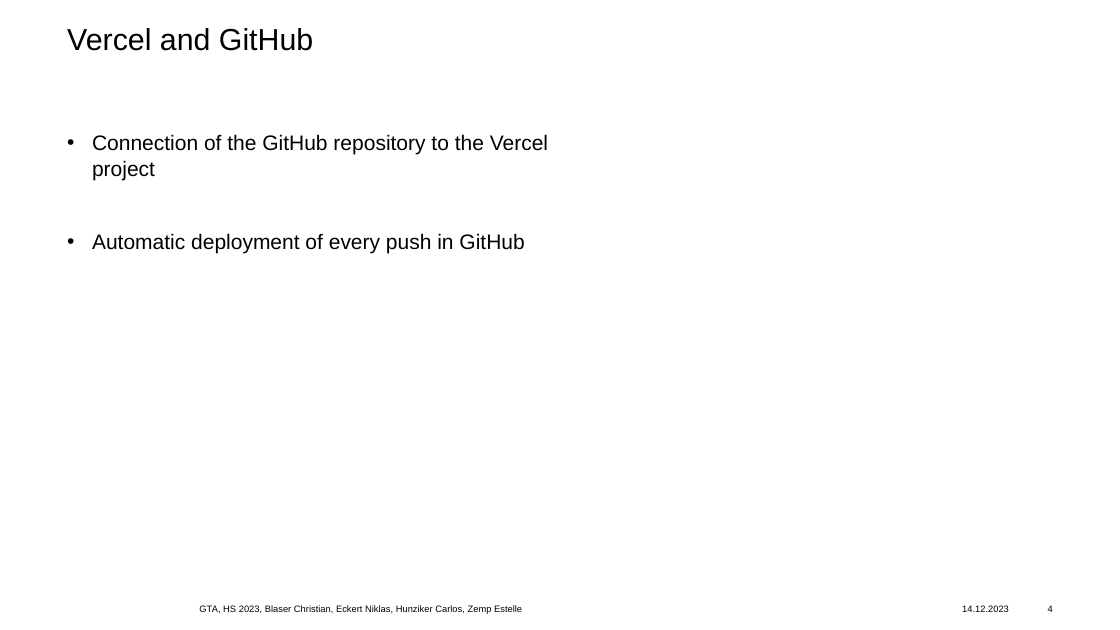
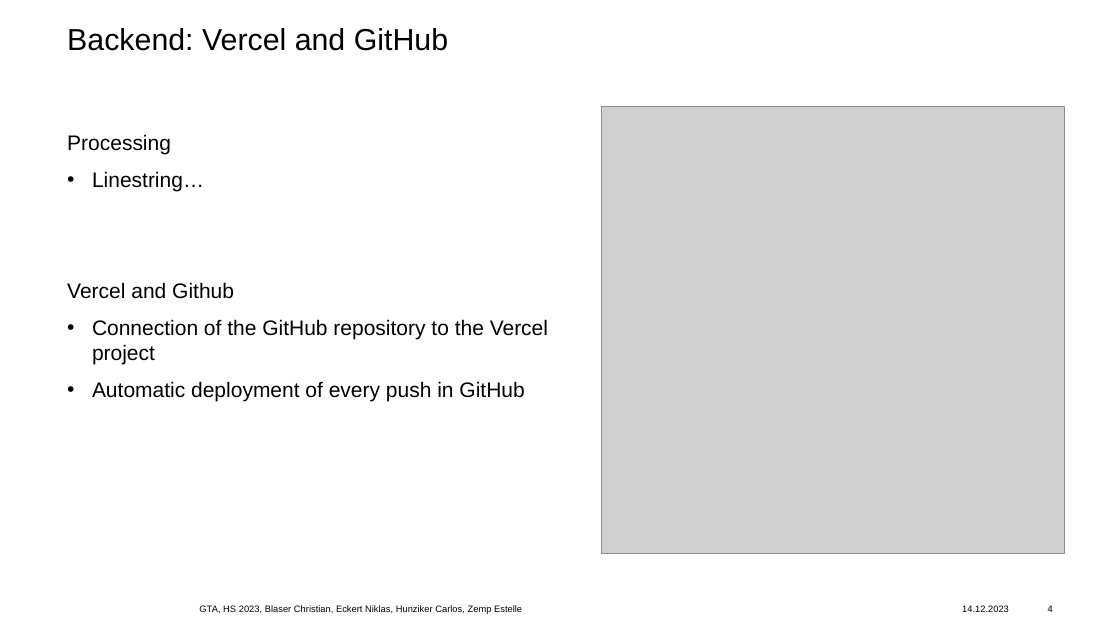
Before and after one commit to blc460/GTA8, a slide deck: slide 4 of final-presentation-GTA8.pptx. Drawn at 1120x630 pixels with LibreOffice and Linux fonts; fonts in the diff are those of the drawing; grey boxes stand for pictures; background and template pictures are left out. Boxes give left, top, right and bottom in pixels: in the first picture for what was removed or moved away, otherwise in the second. Text is boxed around its words. In the diff, an @@ line names an element or a change of style, - is before the commit and + after.

```diff
--- a/final-presentation-GTA8.pptx
+++ b/final-presentation-GTA8.pptx
@@ title at bbox=[67, 28, 448, 51]: text changed @@
-Vercel and GitHub
+Backend: Vercel and GitHub
@@ picture added at bbox=[602, 107, 1065, 553] @@
@@ text at bbox=[67, 134, 234, 299]: paragraphs added @@
+Processing
+• Linestring…
+Vercel and Github
```
Also in this commit, not shown: 3 other slides changed.
